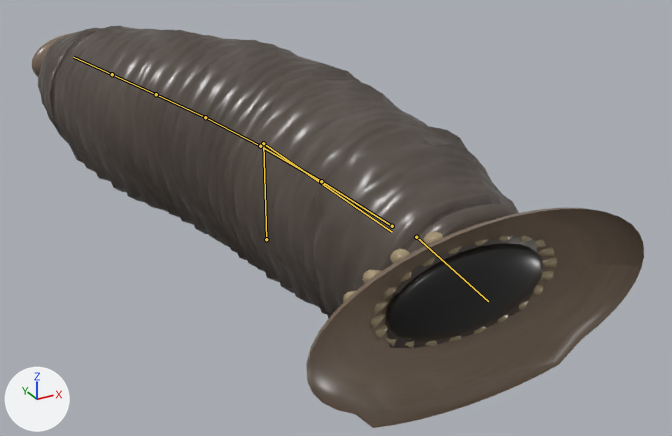
The glTF model outputs/AshenOathTheRoadBetweenCrowns/assets_external/design_pack_v1/creatures/M12_Knell_Leech.glb as it was, and as the next commit left it.
One viewpoint serves both versions: a camera (50 mm lens) standing at (-0.757, -1.69, 0.86) and looking at (0.117, -0.1, 0.065). Lighting does not change. The marker at lower left points along +X, +Y and +Z. The older version comes first. Both versions are drawn at frame 30 of the action 'Feed'; the numbers are the values there. The bones that change, and the others that lie on the model, are drawn over the model as lines.

Names of what the first picture shows: 'M12_RuntimeAssembly'.
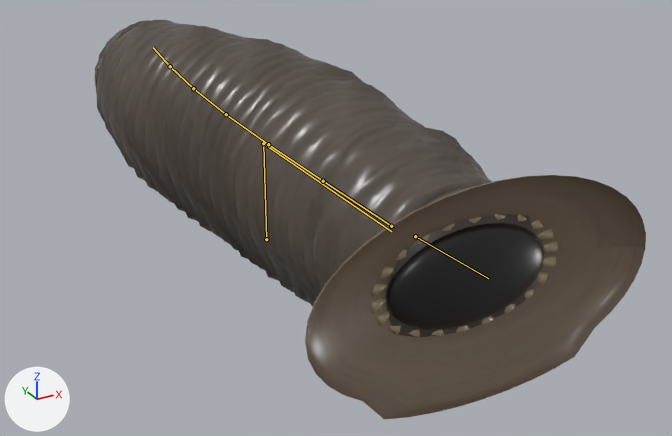
Changed parts and their boxes (x1, y1, x2, y2) in the pictures (672 x 436 px):
```json
{"object": "M12_RuntimeAssembly", "change": "posed", "before": [32, 26, 644, 428], "after": [95, 20, 646, 420], "on screen": "10% narrower"}
{"bone": "Head", "before": "(416, 237) to (488, 301)", "after": "(415, 236) to (488, 278)"}
{"bone": "Segment0", "before": "(392, 226) to (321, 181)", "after": "(391, 226) to (323, 181)"}
{"bone": "Segment1", "before": "(321, 181) to (260, 146)", "after": "(323, 181) to (268, 144)"}
{"bone": "Segment2", "before": "(260, 146) to (205, 117)", "after": "(268, 144) to (226, 114)"}
{"bone": "Segment3", "before": "(205, 117) to (156, 94)", "after": "(226, 114) to (193, 88)"}
{"bone": "Segment4", "before": "(156, 94) to (112, 74)", "after": "(193, 88) to (170, 66)"}
{"bone": "Segment5", "before": "(112, 74) to (73, 57)", "after": "(170, 66) to (153, 47)"}
```

Edits to the scene script, one JSON object a line:
```json
{"block": "bone_head", "where": "bone_head = bpy.data.objects['M12_Rig'].pose.bones['Head']  # child of 'Body'"}
{"op": "set", "path": "bone_head.rotation_quaternion", "old": "(0.995, 0.097, 0.0, 0.0)", "new": "(1.0, 0.0, 0.0, 0.006)", "note": "degrees (11, 0, 0) -> degrees (0, 0, 1)"}
{"block": "bone_segment0", "where": "bone_segment0 = bpy.data.objects['M12_Rig'].pose.bones['Segment0']  # child of 'Body'"}
{"op": "set", "path": "bone_segment0.rotation_quaternion", "old": "(1.0, 0.0, 0.0, 0.014)", "new": "(-1.0, 0.0, 0.0, -0.006)", "note": "degrees (0, 0, 2) -> degrees (0, 0, 1)"}
{"block": "bone_segment1", "where": "bone_segment1 = bpy.data.objects['M12_Rig'].pose.bones['Segment1']  # child of 'Segment0'"}
{"op": "set", "path": "bone_segment1.rotation_quaternion", "old": "(1.0, 0.0, 0.0, 0.021)", "new": "(1.0, 0.0, 0.0, -0.002)", "note": "degrees (0, 0, 2) -> degrees (0, 0, 0)"}
{"block": "bone_segment2", "where": "bone_segment2 = bpy.data.objects['M12_Rig'].pose.bones['Segment2']  # child of 'Segment1'"}
{"op": "set", "path": "bone_segment2.rotation_quaternion", "old": "(1.0, 0.0, 0.0, 0.022)", "new": "(1.0, 0.0, 0.0, -0.011)", "note": "degrees (0, 0, 3) -> degrees (0, 0, -1)"}
{"block": "bone_segment3", "where": "bone_segment3 = bpy.data.objects['M12_Rig'].pose.bones['Segment3']  # child of 'Segment2'"}
{"op": "set", "path": "bone_segment3.rotation_quaternion", "old": "(1.0, 0.0, 0.0, 0.018)", "new": "(1.0, 0.0, 0.0, -0.018)", "note": "degrees (0, 0, 2) -> degrees (0, 0, -2)"}
{"block": "bone_segment4", "where": "bone_segment4 = bpy.data.objects['M12_Rig'].pose.bones['Segment4']  # child of 'Segment3'"}
{"op": "set", "path": "bone_segment4.rotation_quaternion", "old": "(1.0, 0.0, 0.0, 0.01)", "new": "(1.0, 0.0, 0.0, -0.022)", "note": "degrees (0, 0, 1) -> degrees (0, 0, -2)"}
{"block": "bone_segment5", "where": "bone_segment5 = bpy.data.objects['M12_Rig'].pose.bones['Segment5']  # child of 'Segment4'"}
{"op": "set", "path": "bone_segment5.rotation_quaternion", "old": "(1.0, 0.0, 0.0, -0.001)", "new": "(1.0, 0.0, 0.0, -0.02)", "note": "degrees (0, 0, 0) -> degrees (0, 0, -2)"}
```
